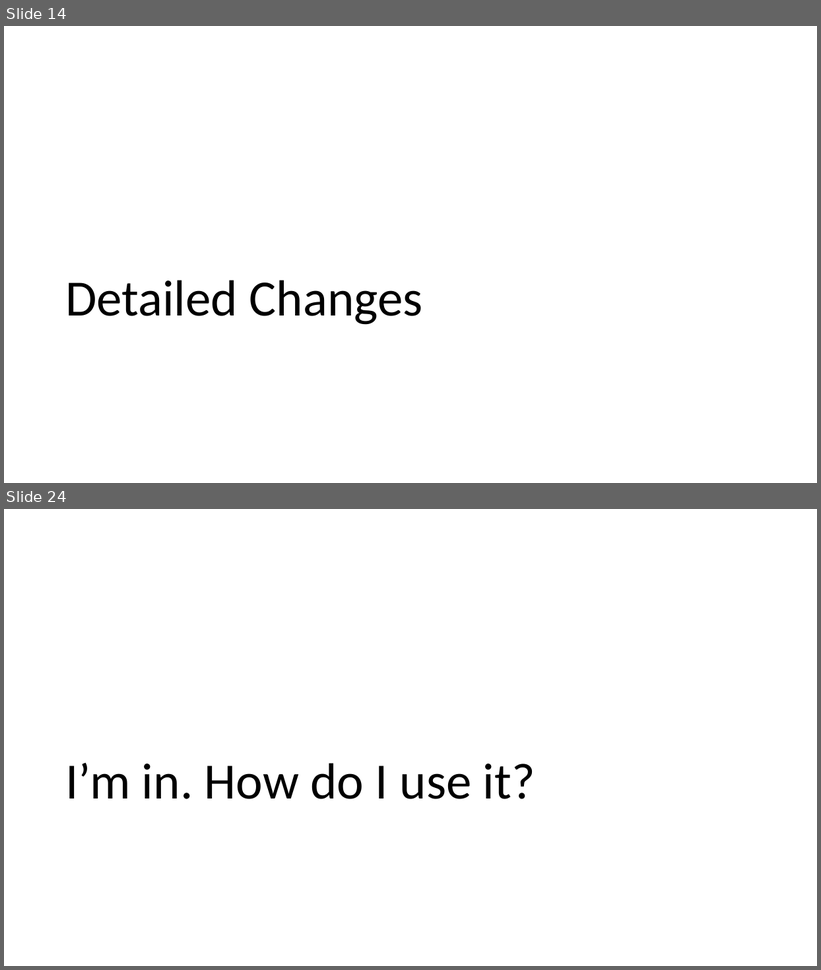
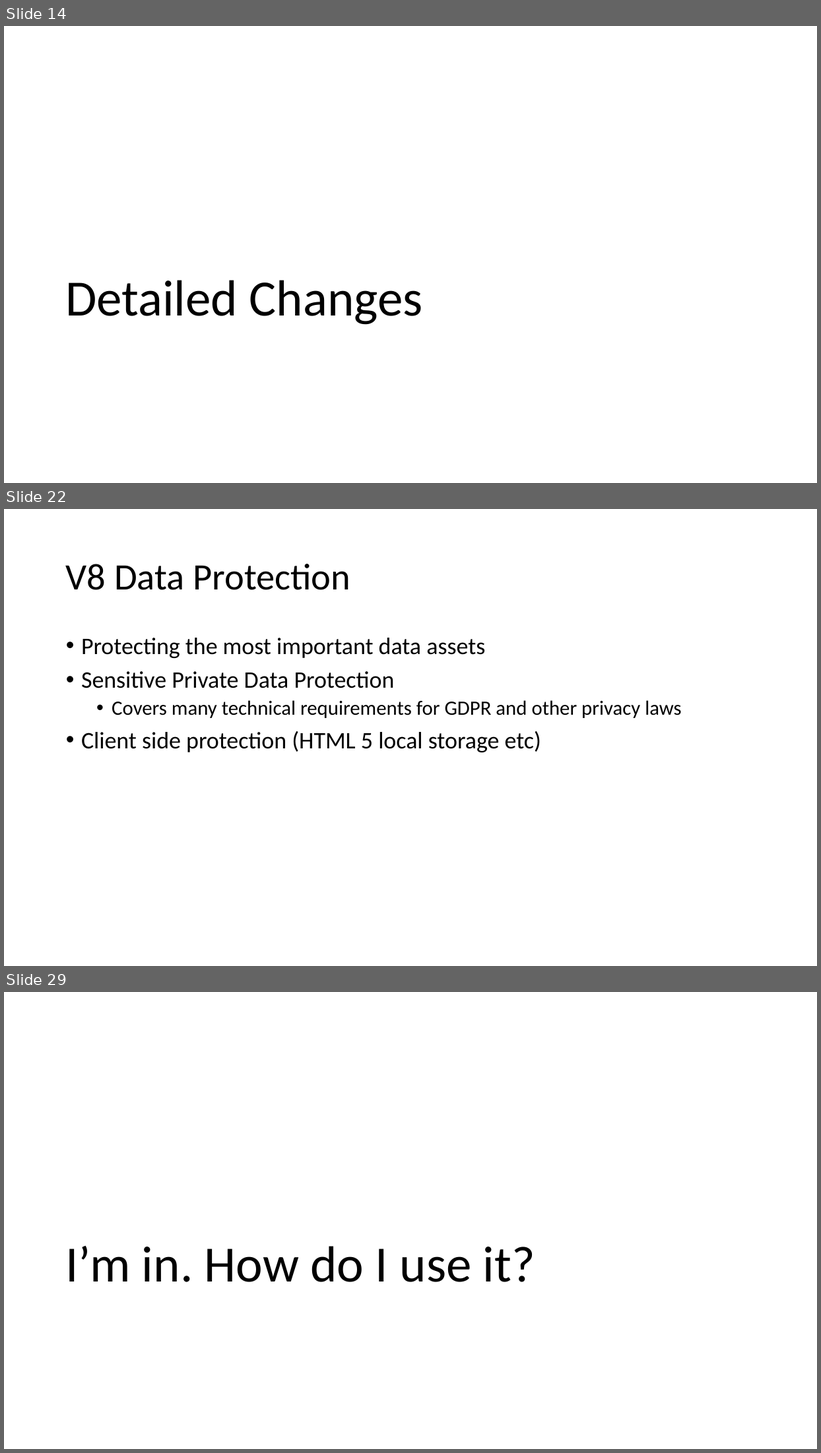
Before and after one commit to OWASP/ASVS, a slide deck: 4.0/presentations/NullCon 2019 ASVS 4.0 Release.pptx. Shown one above the other, each under a label of ours: slides 14 and 24 before the commit, slides 14, 22 and 29 after it; the slides between them are not shown. The pictures are 821x970 and 821x1453 pixels, drawn with LibreOffice and Linux fonts; fonts in the diff are those of the drawing; background and template pictures are left out. Boxes give left, top, right and bottom in pixels: in the first picture for what was removed or moved away, otherwise in the second. Text is boxed around its words. In the diff, an @@ line names an element or a change of style, - is before the commit and + after.

```diff
--- a/4.0/presentations/NullCon 2019 ASVS 4.0 Release.pptx
+++ b/4.0/presentations/NullCon 2019 ASVS 4.0 Release.pptx
@@ slide 22 added at [4, 509, 817, 966], background picture (left out) @@
@@ title added at [66, 564, 351, 590], 44 pt, text #000000 @@
+V8 Data Protection
@@ text added at [81, 638, 681, 753], 28 pt, text #000000 @@
+• Protecting the most important data assets
+• Sensitive Private Data Protection
+  • Covers many technical requirements for GDPR and other privacy laws
+• Client side protection (HTML 5 local storage etc)
@@ what was slide 24 is now slide 29 @@
```
Also in this commit, not shown: 10 slides changed, 4 other slides added.
